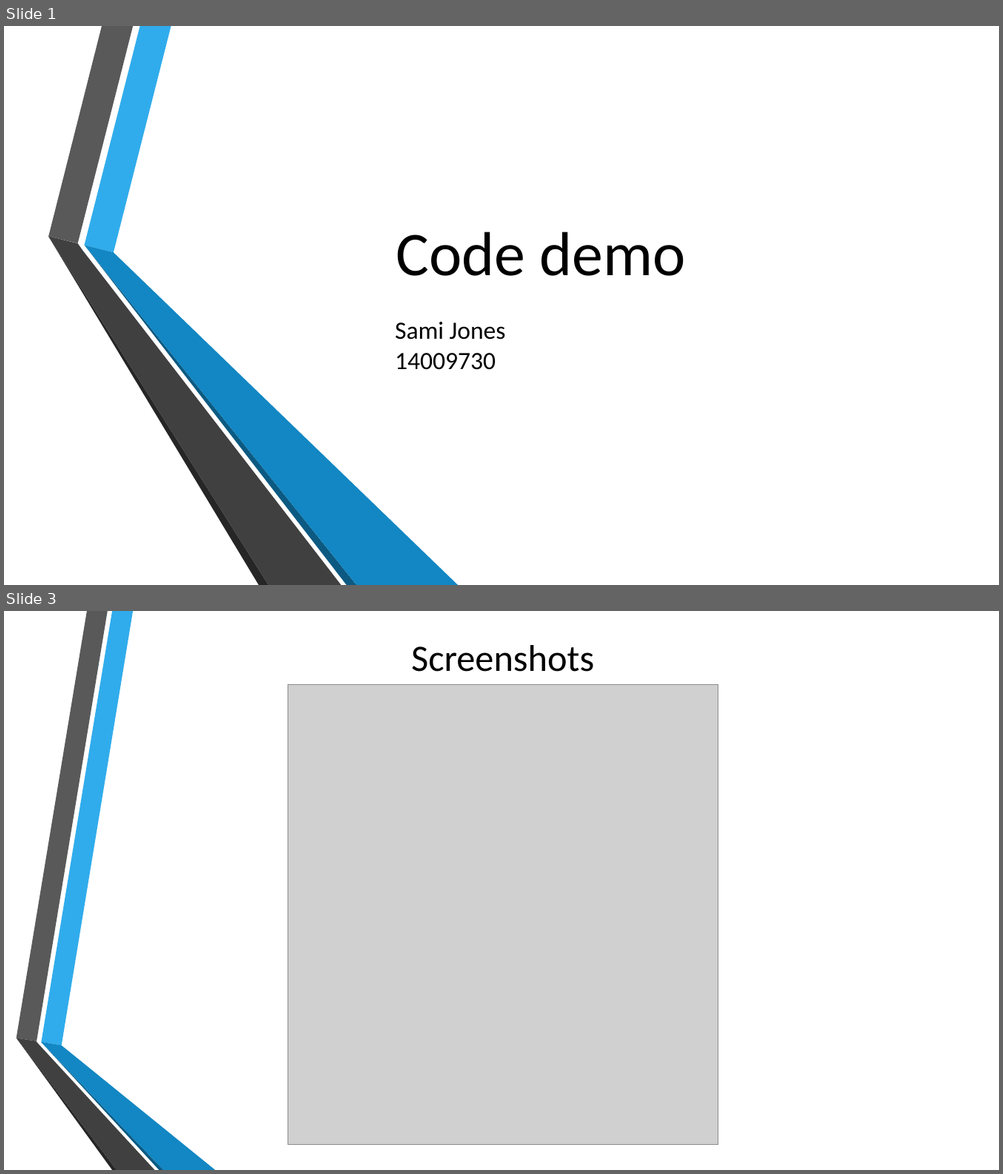
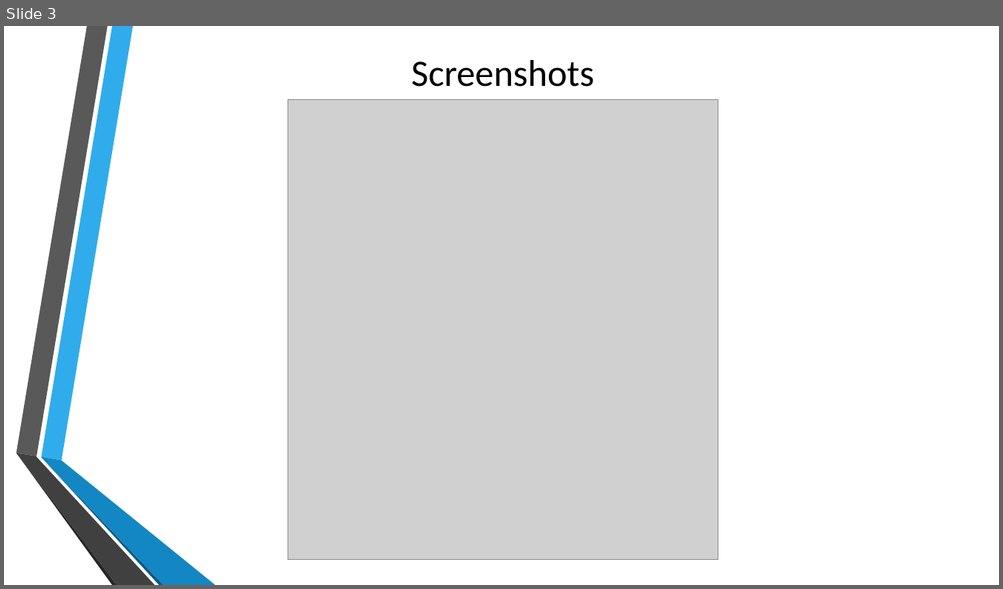
Before and after one commit to SamiJones/Collision-Detection, a slide deck: Coursework2/Code demo.pptx. Shown one above the other, each under a label of ours: slides 1 and 3 before the commit, slide 3 after it; the slides between them are not shown. The pictures are 1003x1174 and 1003x589 pixels, drawn with LibreOffice and Linux fonts; fonts in the diff are those of the drawing; grey boxes stand for pictures; background and template pictures are left out. Boxes give left, top, right and bottom in pixels: in the first picture for what was removed or moved away, otherwise in the second. Text is boxed around its words. In the diff, an @@ line names an element or a change of style, - is before the commit and + after.

```diff
--- a/Coursework2/Code demo.pptx
+++ b/Coursework2/Code demo.pptx
@@ slide 1 removed at <box>4,26,999,585</box>, background picture (left out) @@
@@ group removed at <box>48,26,458,585</box>: 6 freeform shapes @@
@@ title removed at <box>396,232,685,276</box> @@
-Code demo
@@ text removed at <box>395,322,506,370</box> @@
-Sami Jones
-14009730
```
Also in this commit, not shown: 1 slide added, 35 other files.
